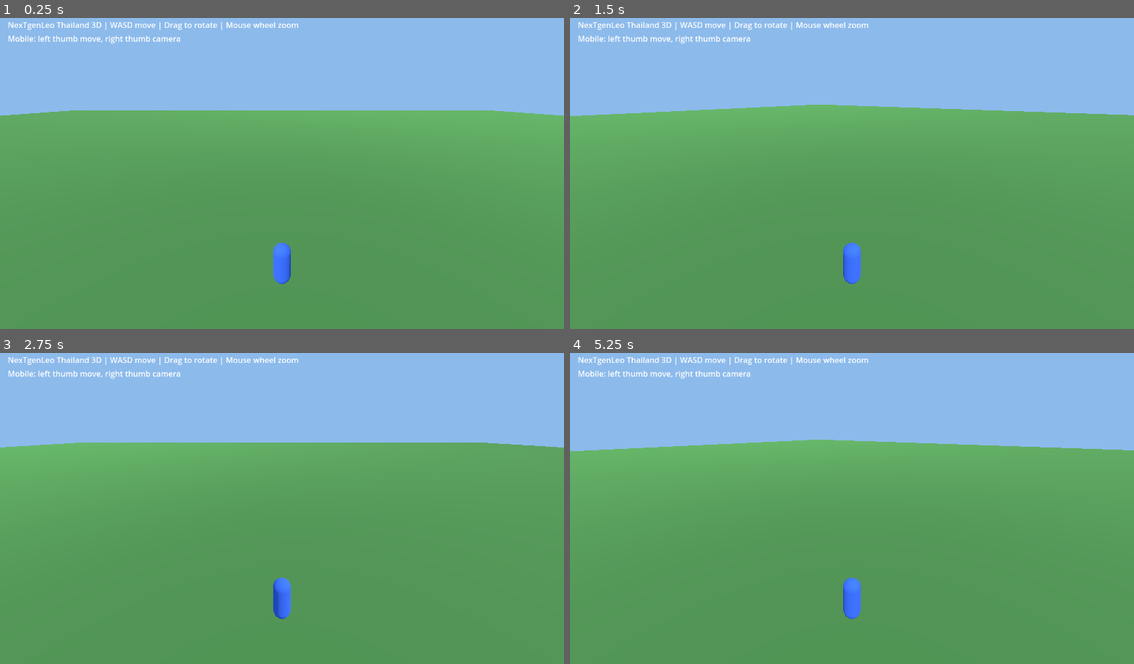
Above: before the commit, frames 1-4 (two rows, left to right).
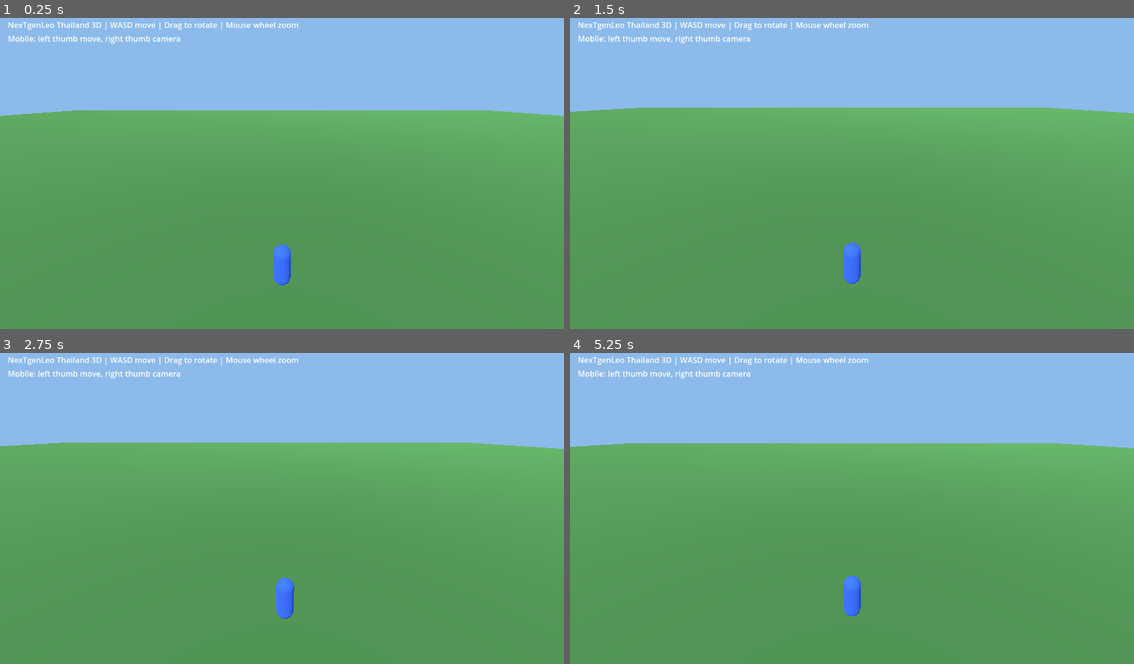
Above: after the commit, the same moments.

Repository: redfullmoon209-debug/NexTgenLeo
Game: Godot game, scene res://scenes/main.tscn
Same seed, same stepped clock (60 frames per second), same inputs: the game is played once before the commit and once after it.
Inputs (mouse positions are in pixels of both pictures, inside the frame that each line leads up to):
- Up to frame 1 (0.25 s): no input
- Up to frame 2 (1.5 s): move the mouse to (976, 154) at 0.52 s; hold D (move_right) 0.53-1.25 s; click (976, 154) at 0.67 s; drag from (739, 185) to (823, 232) at 1.27 s
- Up to frame 3 (2.75 s): tap Enter at 2 s; move the mouse to (338, 436) at 2.02 s; hold D (move_right) from 2.03 s (still down)
- Up to frame 4 (5.25 s): release D (move_right) at 2.75 s; drag from (823, 567) to (682, 458) at 2.77 s; tap Space at 3.5 s; move the mouse to (1021, 552) at 3.52 s; hold A (move_left) 3.53-4.25 s; drag from (682, 458) to (767, 427) at 4.27 s; tap Enter at 5 s; move the mouse to (880, 505) at 5.02 s; hold S (move_back) from 5.03 s (still down); click (880, 505) at 5.17 s

The runs differ from the first frame. In frame 1, less than 0.1% of the frame differs, in the area x 0-100%, y 29-86%; in frame 2, 0.9%; in frame 3, 0.3%; in frame 4, 1.0%, in the area x 0-100%, y 27-86%.

Commit message:
Fix follow camera rotation independent of character heading

Diff:
--- a/godot/scripts/main.gd
+++ b/godot/scripts/main.gd
@@ -83,7 +83,7 @@
     player.add_child(mesh)
     camera_pivot = Node3D.new()
     camera_pivot.position.y = 1.4
-    player.add_child(camera_pivot)
+    add_child(camera_pivot)
     camera = Camera3D.new()
     camera.position = Vector3(0, 3.2, 8)
     camera.current = true
@@ -115,6 +115,7 @@
     layer.add_child(note)
 
 func _physics_process(delta: float) -> void:
+    camera_pivot.global_position = player.global_position + Vector3.UP * 1.4
     var axis := Input.get_vector("move_left", "move_right", "move_forward", "move_back")
     if touch_move.length() > 0.1:
         axis = touch_move
